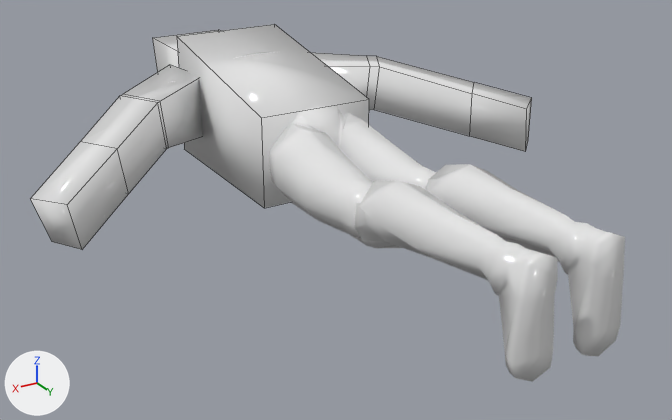
Two versions of the FBX model Editor/Editor/EditorContent/Models/StormTrooperAnimation.fbx, one commit apart.
Both versions are drawn from a 50 mm camera at (0.023, 0.0222, 0.0164) aimed at (-0.0005, -0.017, -0.0032). The lights are fixed; the arrows at lower left show +X, +Y and +Z. Mesh edges are drawn as thin lines on the coarser meshes. Where no turn or scale is listed for an object, it has been applied to the vertices.

Names of what the first picture shows: 'Bb_ArmLeft', 'Bb_ArmRight', 'Bb_Body', 'Bb_Head', 'Clone_Trooper_Normal_'.
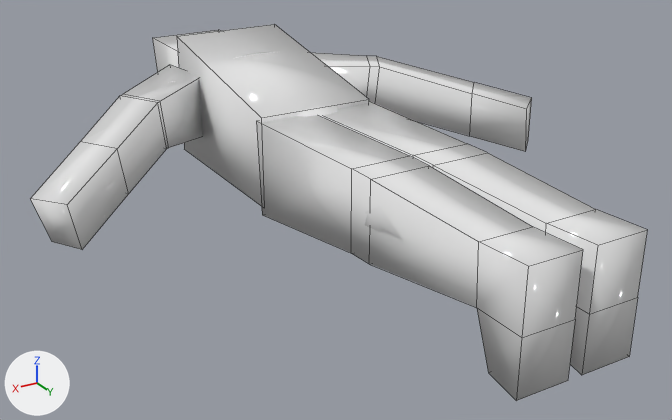
Patch to the scene script:
```diff
--- a/Editor/Editor/EditorContent/Models/StormTrooperAnimation.fbx.py
+++ b/Editor/Editor/EditorContent/Models/StormTrooperAnimation.fbx.py
@@ me_bb_legright @@
+me_bb_legright.from_pydata(...)  # 24 vertices, 22 faces; spans x -0.0044..-0.0009, y -0.0201..0.0004, z -0.0041..0.0016
+me_bb_legright.materials.append(mat_unnamed)  # white #e7e7e7
@@ me_bb_legleft @@
+me_bb_legleft.from_pydata(...)  # 24 vertices, 22 faces; spans x -0.001..0.0025, y -0.0201..0.0004, z -0.0041..0.0016
+me_bb_legleft.materials.append(mat_unnamed)  # white #e7e7e7
@@ ob_bb_legright @@
+ob_bb_legright = bpy.data.objects.new('Bb_LegRight', me_bb_legright)
+ob_bb_legright.location = (0.0, 0.0, 0.0)
@@ ob_bb_legleft @@
+ob_bb_legleft = bpy.data.objects.new('Bb_LegLeft', me_bb_legleft)
+ob_bb_legleft.location = (0.0, 0.0, 0.0)
```

Pixel boxes [x1, y1, x2, y2] of what changed, in the pictures (672 x 420 px):
'Bb_LegLeft', added
    after: [256, 115, 583, 401]
'Bb_LegRight', added
    after: [324, 101, 648, 375]
'Clone_Trooper_Normal_', unchanged, covered by the edit
    before: [104, 52, 625, 382]
    after: [104, 52, 403, 240]
